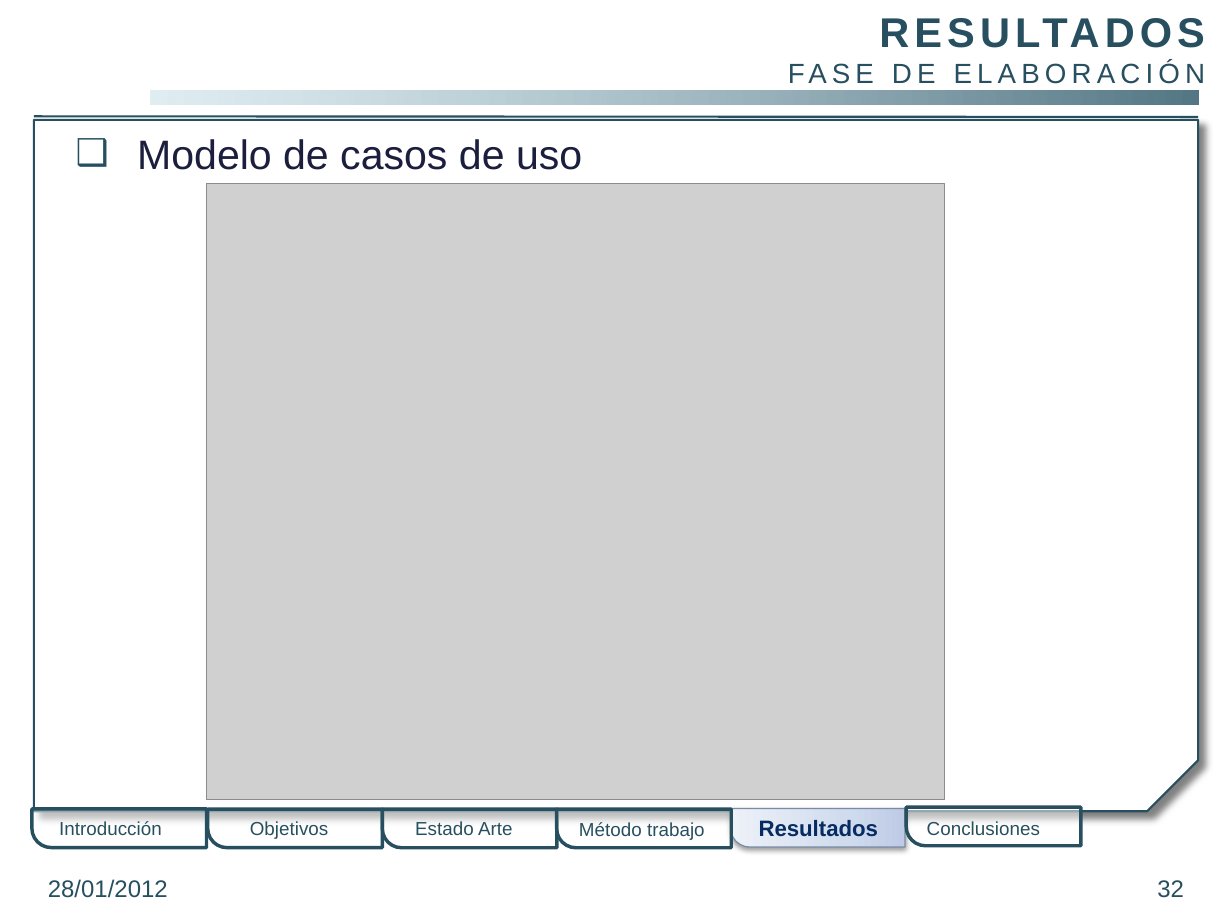
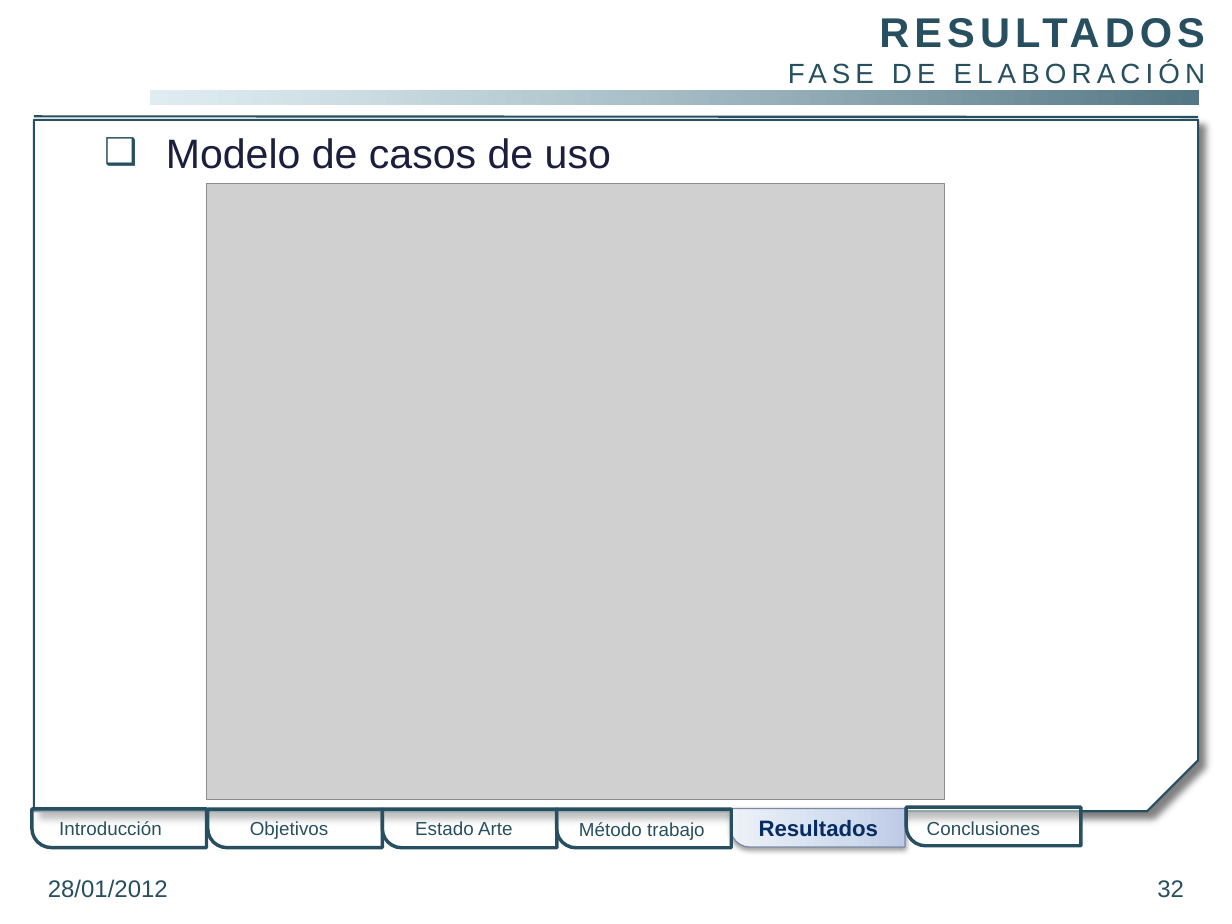
Before and after one commit to gangadhar001/repo-pfc, a slide deck: slide 32 of PFC/Presentacion/PresentacionPFC.pptx. Drawn at 1232x924 pixels with LibreOffice and Linux fonts; fonts in the diff are those of the drawing; grey boxes stand for pictures; background and template pictures are left out. Boxes give left, top, right and bottom in pixels: in the first picture for what was removed or moved away, otherwise in the second. Text is boxed around its words. In the diff, an @@ line names an element or a change of style, - is before the commit and + after.

```diff
--- a/PFC/Presentacion/PresentacionPFC.pptx
+++ b/PFC/Presentacion/PresentacionPFC.pptx
@@ text "Modelo de casos de uso": place and size @@
-text "Modelo de casos de uso" at <box>137,139,582,170</box>
+text "Modelo de casos de uso" at <box>166,138,611,169</box>
```
Also in this commit, not shown: 23 other slides changed.
